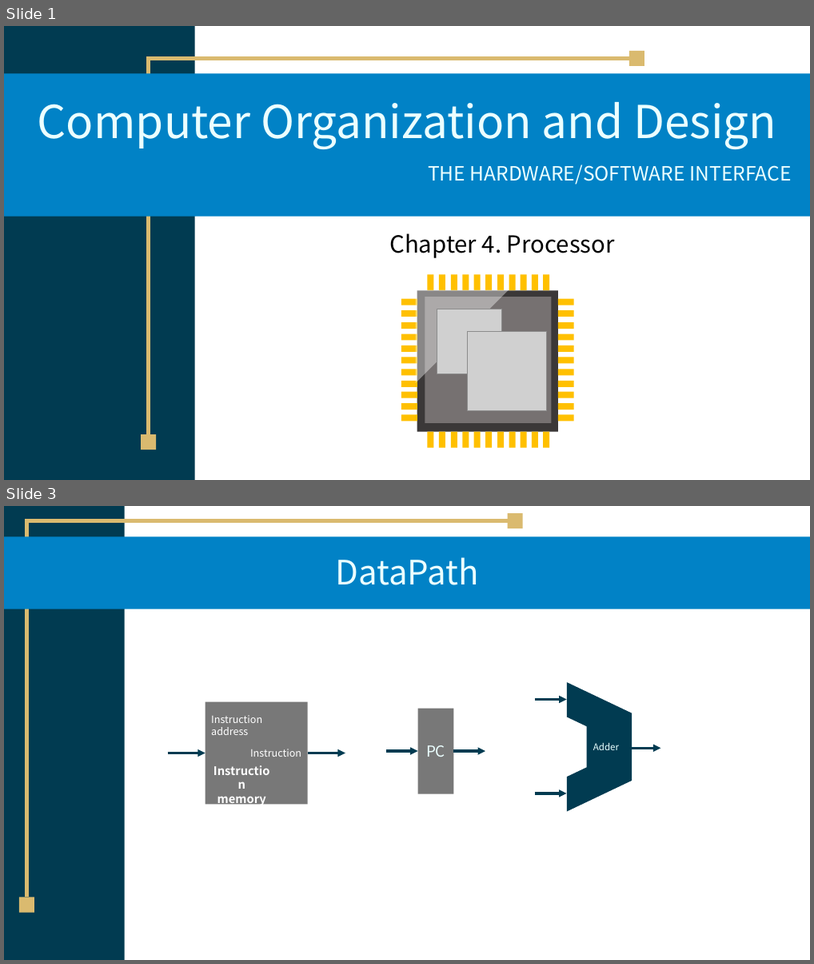
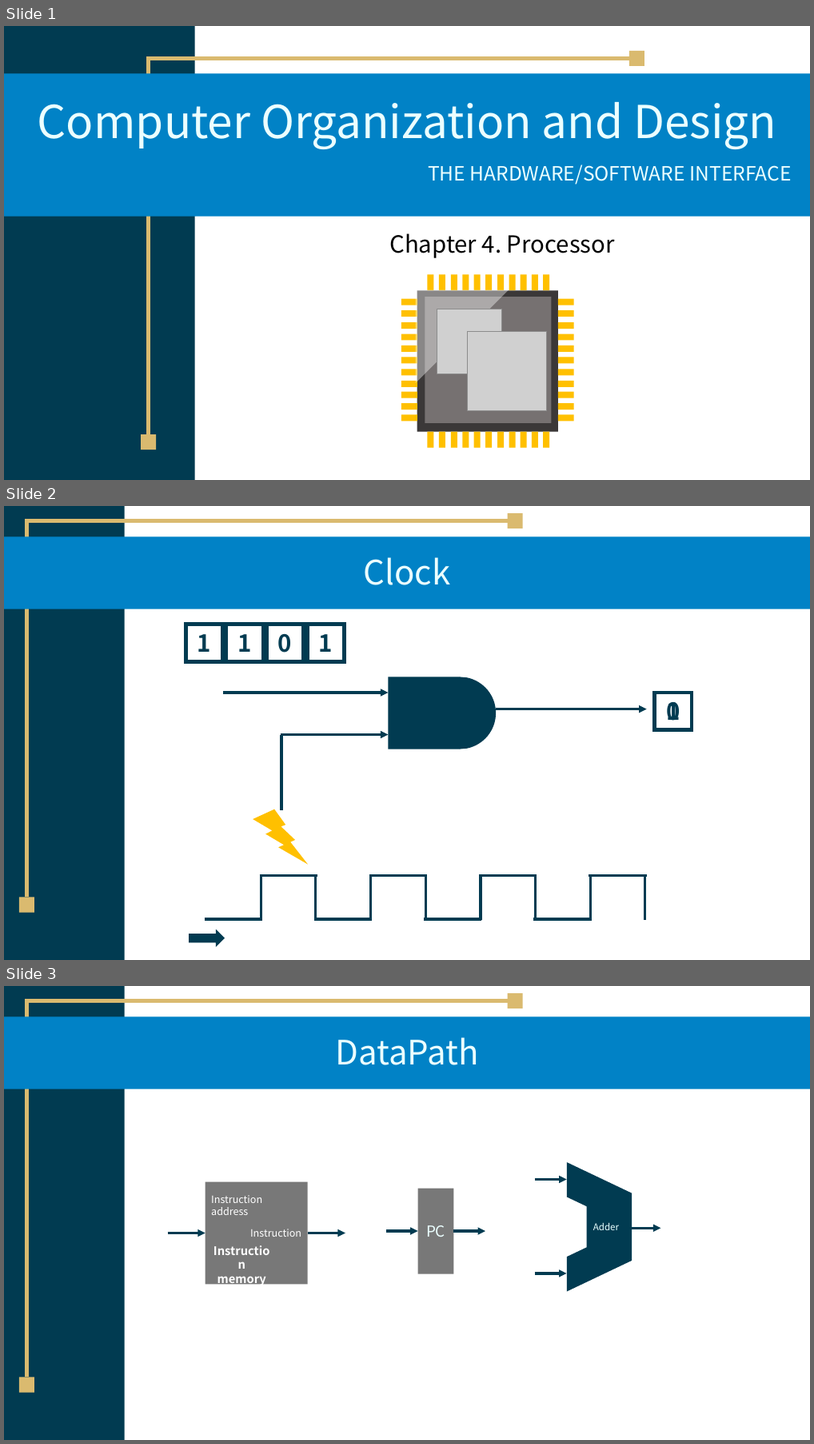
Before and after one commit to TikaWorld/EZ-Study, a slide deck: ComputerOrganization/Chapter4.pptx. Shown one above the other, each under a label of ours: slides 1 and 3 before the commit, slides 1, 2 and 3 after it; the slides between them are not shown. The pictures are 814x964 and 814x1444 pixels, drawn with LibreOffice and Linux fonts; fonts in the diff are those of the drawing; grey boxes stand for pictures. Boxes give left, top, right and bottom in pixels: in the first picture for what was removed or moved away, otherwise in the second. Text is boxed around its words. In the diff, an @@ line names an element or a change of style, - is before the commit and + after.

```diff
--- a/ComputerOrganization/Chapter4.pptx
+++ b/ComputerOrganization/Chapter4.pptx
@@ slide 2 added at <box>4,506,810,960</box>, background #FFFFFF @@
@@ rectangle added at <box>4,506,124,960</box>, fill #013B51 @@
@@ rectangle added at <box>4,537,810,609</box>, fill #0182C6 @@
@@ title added at <box>364,557,451,585</box>, 40 pt, text #EBFFFF @@
+Clock
@@ rectangle added at <box>186,624,223,661</box>, outline #013B51 4.5 pt, 28 pt, text #013B51, bold @@
+1
@@ rectangle added at <box>226,624,263,661</box>, outline #013B51 4.5 pt, 28 pt, text #013B51, bold @@
+1
@@ rectangle added at <box>266,624,303,661</box>, outline #013B51 4.5 pt, 28 pt, text #013B51, bold @@
+0
@@ rectangle added at <box>308,624,345,661</box>, outline #013B51 4.5 pt, 28 pt, text #013B51, bold @@
+1
@@ arrow added from (223, 692) to (388, 692), #013B51 3 pt @@
@@ freeform shape added at <box>388,676,496,748</box>, fill #013B51 @@
@@ rectangle added at <box>655,692,692,729</box>, outline #013B51 4.5 pt @@
@@ rectangle added at <box>655,692,692,729</box>, outline #013B51 4.5 pt, 28 pt, text #013B51, bold @@
+1
@@ rectangle added at <box>655,692,692,729</box>, outline #013B51 4.5 pt, 28 pt, text #013B51, bold @@
+0
@@ arrow added from (497, 708) to (647, 708), #013B51 3 pt @@
@@ arrow added from (281, 735) to (388, 735), #013B51 3 pt @@
@@ line added from (282, 735) to (282, 810), #013B51 3 pt @@
@@ lightning bolt added at <box>254,809,308,864</box>, fill #FFC000 @@
@@ group added at <box>204,875,647,920</box>: 16 lines @@
@@ group added at <box>19,513,523,912</box>: 2 lines, 2 rectangles @@
@@ right arrow added at <box>189,929,225,947</box>, fill #013B51 @@
```
Also in this commit, not shown: 1 slide removed.
